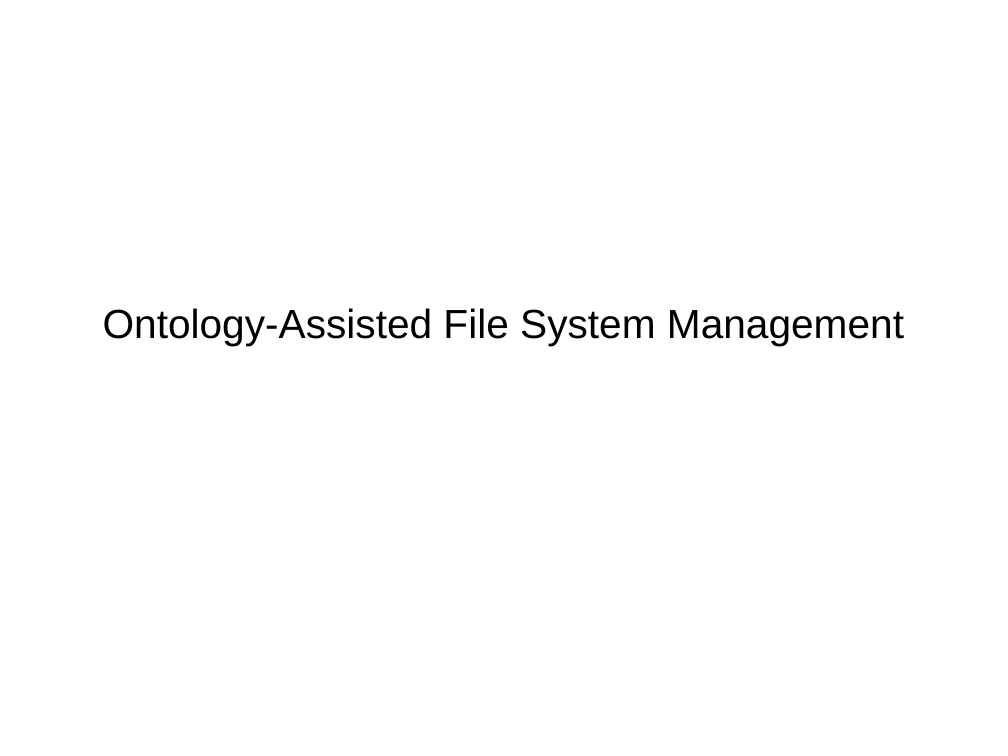
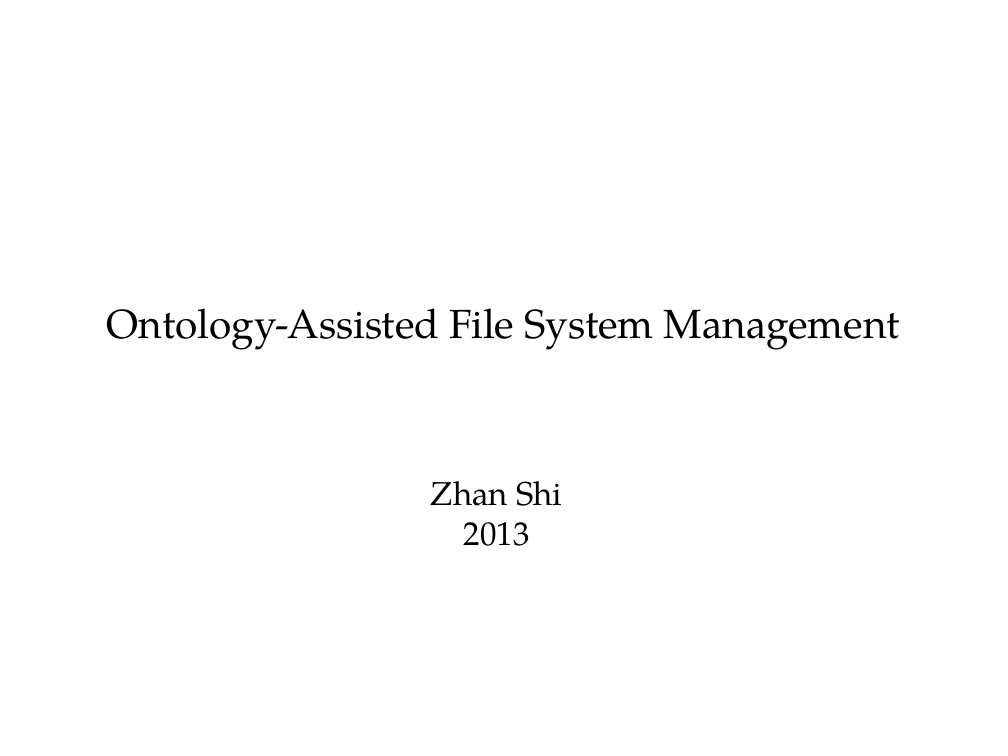
Before and after one commit to ShiZhan/fs-crawler, a slide deck: slide 1 of doc/oam.odp. Drawn at 1008x756 pixels with LibreOffice and Linux fonts; fonts in the diff are those of the drawing. Boxes give left, top, right and bottom in pixels: in the first picture for what was removed or moved away, otherwise in the second. Text is boxed around its words. In the diff, an @@ line names an element or a change of style, - is before the commit and + after.

```diff
--- a/doc/oam.odp
+++ b/doc/oam.odp
@@ subtitle "Ontology-Assisted File System Management" at [107,308,900,350]: font Arial to TeX Gyre Pagella @@
@@ text added at [431,481,562,546], 26 pt, text #000000 @@
+Zhan Shi
+2013
```
Also in this commit, not shown: 5 other slides changed, 3 slides added, 4 slides removed.
